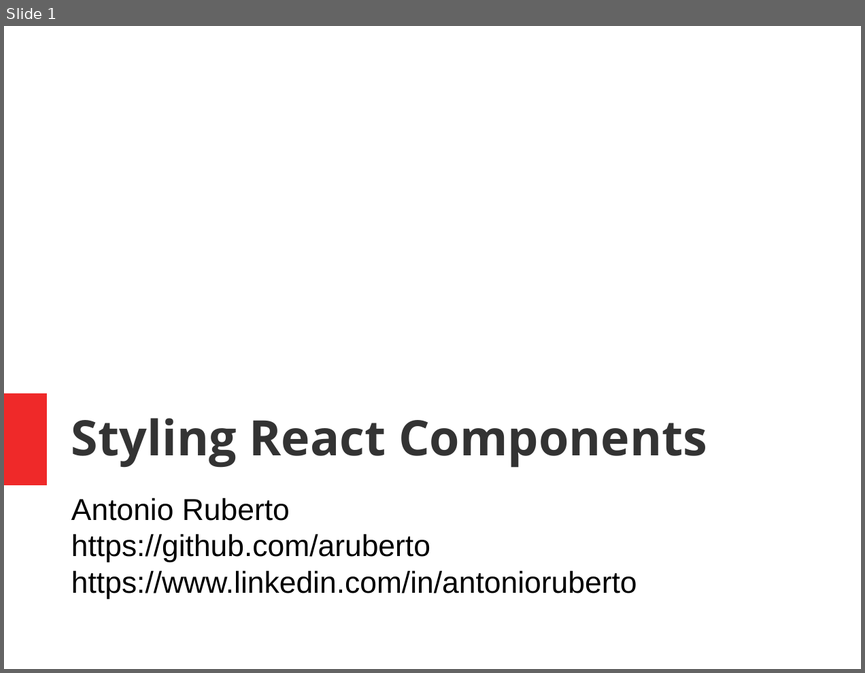
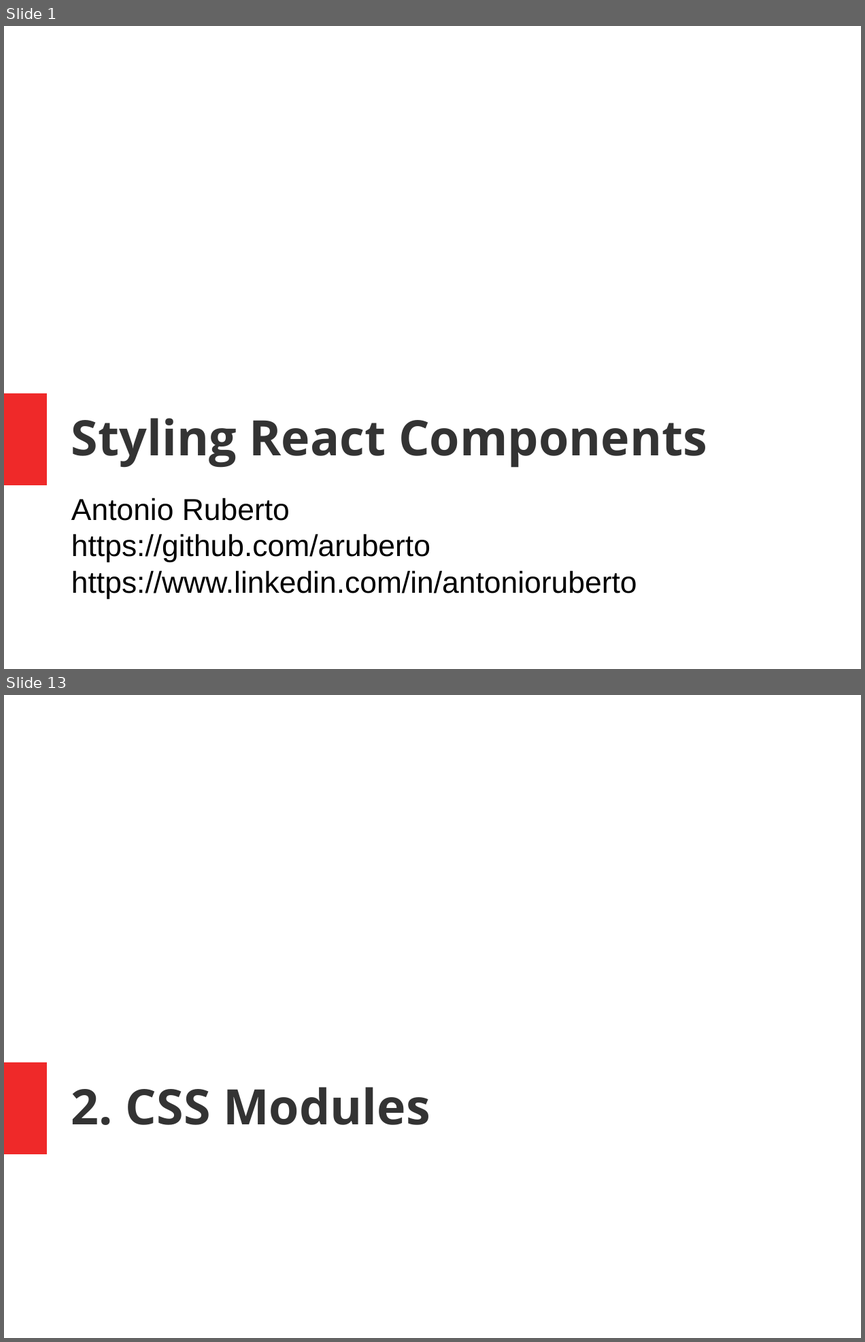
Before and after one commit to aruberto/styling-javascript-components, a slide deck: styling_react_components.odp. Shown one above the other, each under a label of ours: slide 1 before the commit, slides 1 and 13 after it; the slides between them are not shown. The pictures are 865x673 and 865x1342 pixels, drawn with LibreOffice and Linux fonts; fonts in the diff are those of the drawing. Boxes give left, top, right and bottom in pixels: in the first picture for what was removed or moved away, otherwise in the second. Text is boxed around its words. In the diff, an @@ line names an element or a change of style, - is before the commit and + after.

```diff
--- a/styling_react_components.odp
+++ b/styling_react_components.odp
@@ slide 13 added at <box>4,695,861,1338</box>, background #FFFFFF; not listed: 1 template element that a slide beside it also shows @@
@@ title added at <box>71,1087,430,1125</box>, 45.2 pt, text #333333, bold @@
+2. CSS Modules
```
Also in this commit, not shown: 15 other slides added, 1 slide removed.
